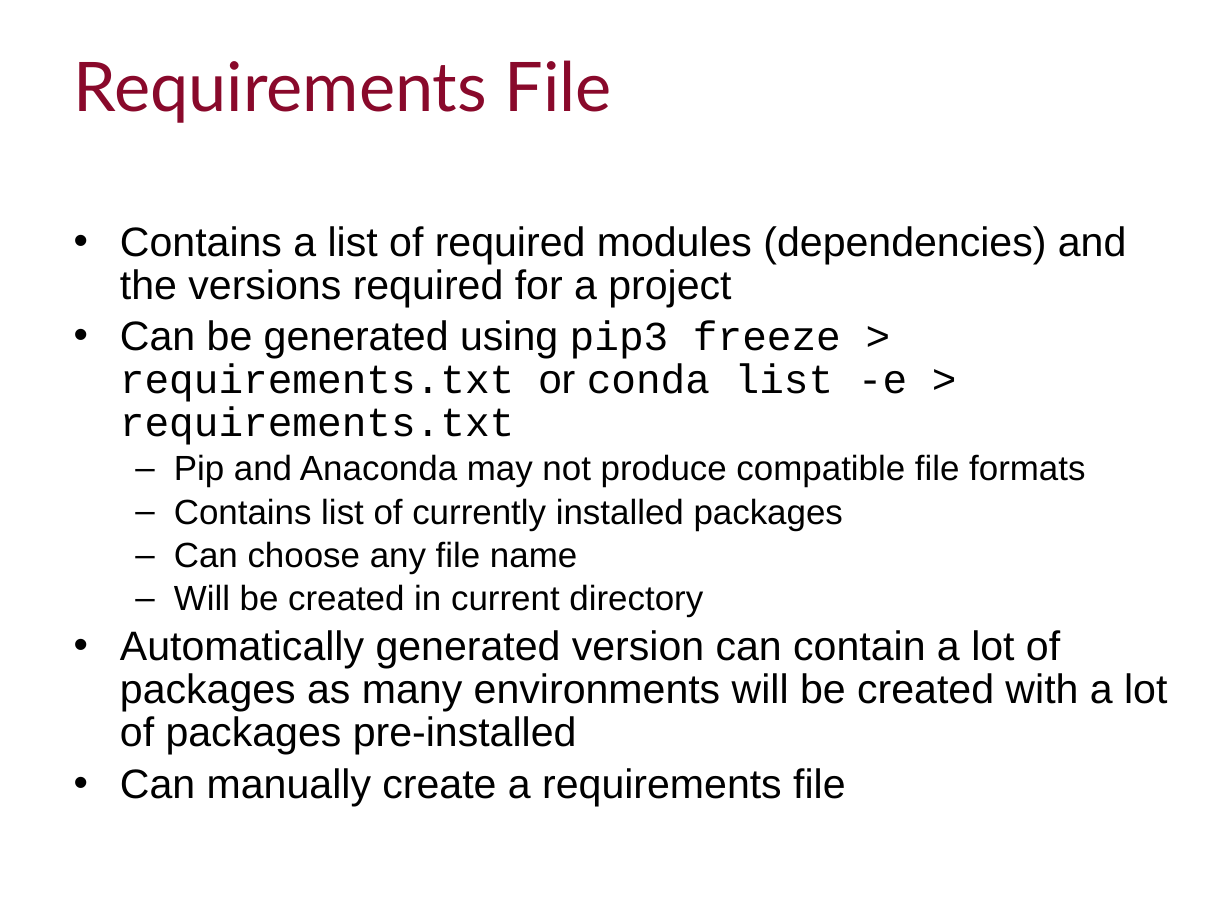
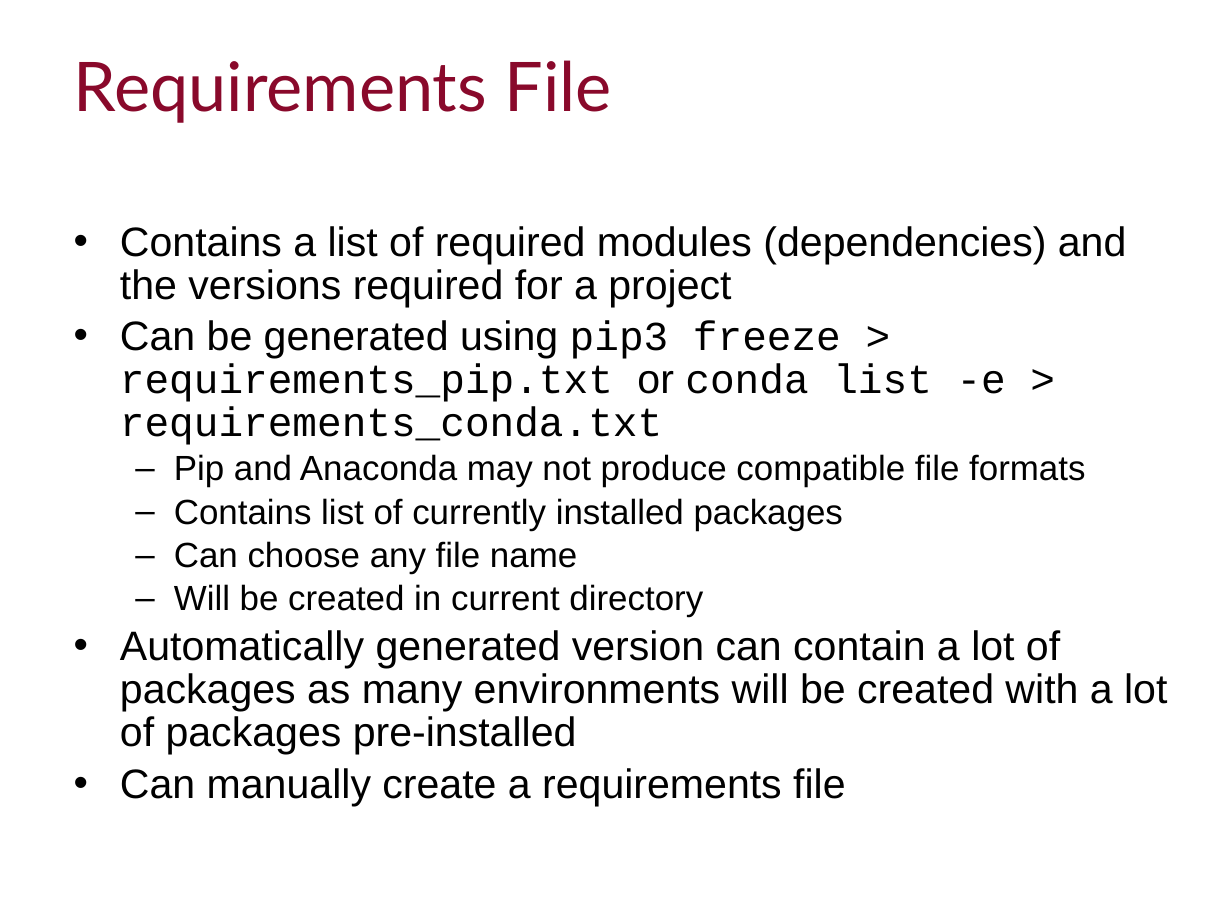
Before and after one commit to ImperialCollegeLondon/RCDS-managing-and-running-python-effectively, a slide deck: slide 14 of Managing and Running Python Effectively.pptx. Drawn at 1232x924 pixels with LibreOffice and Linux fonts; fonts in the diff are those of the drawing; background and template pictures are left out. Boxes give left, top, right and bottom in pixels: in the first picture for what was removed or moved away, otherwise in the second. Text is boxed around its words. In the diff, an @@ line names an element or a change of style, - is before the commit and + after.

```diff
--- a/Managing and Running Python Effectively.pptx
+++ b/Managing and Running Python Effectively.pptx
@@ text at (x1=120, y1=320, x2=1006, y2=445): text changed @@
-• Can be generated using pip3 freeze > requirements.txt or conda list -e > requirements.txt
+• Can be generated using pip3 freeze > requirements_pip.txt or conda list -e > requirements_conda.txt
```
Also in this commit, not shown: 1 other slide changed, 2 slides added, 2 slides removed, 1 other file.
